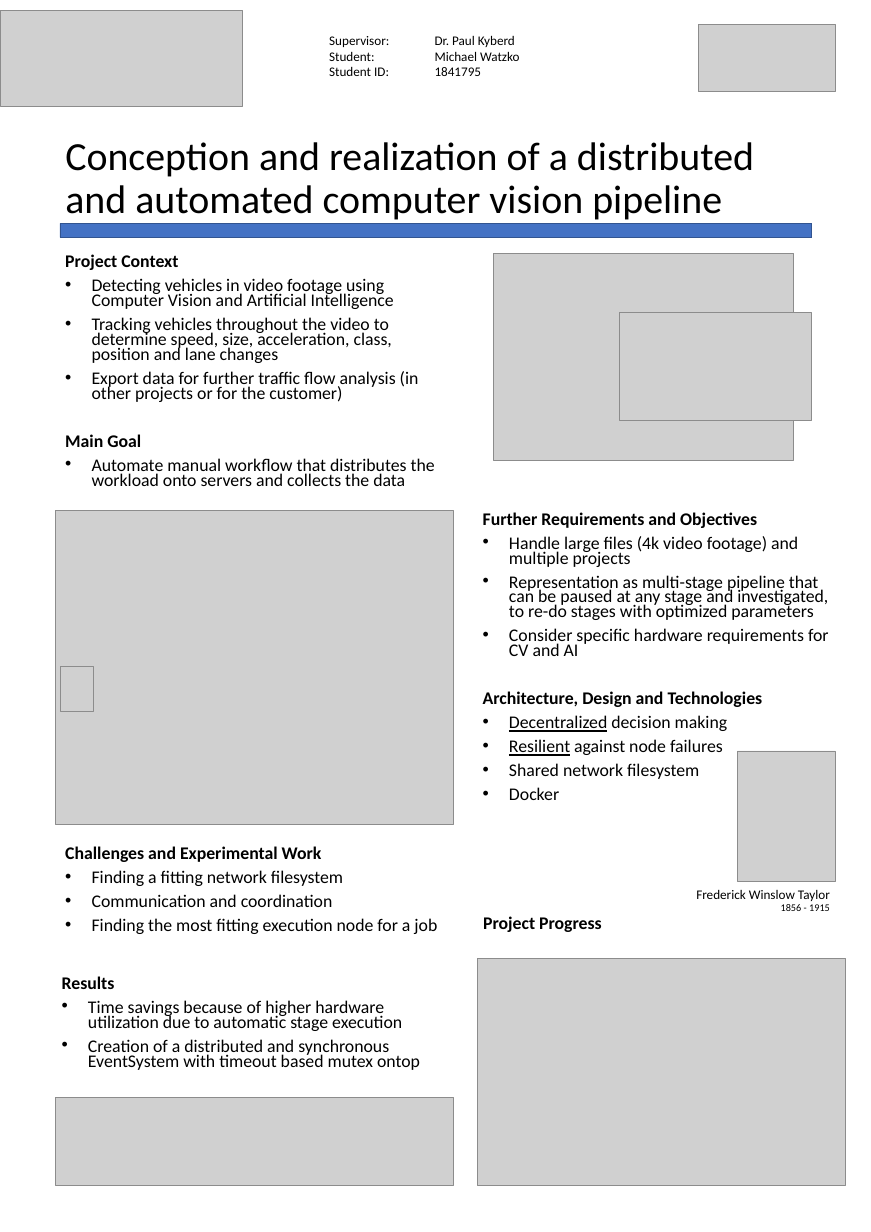
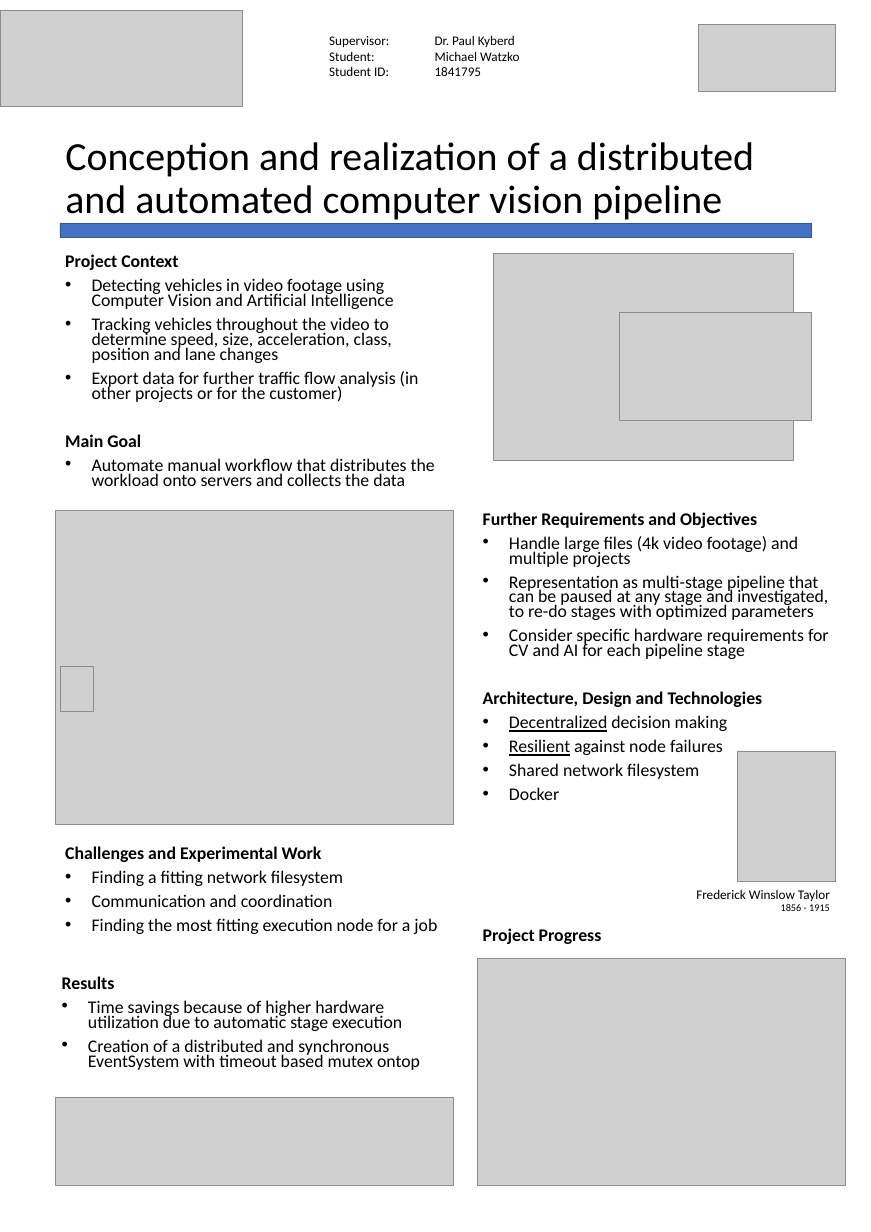
Before and after one commit to kellerkindt/master-thesis, a slide deck: slide 1 of presentation.pptx. Drawn at 871x1232 pixels with LibreOffice and Linux fonts; fonts in the diff are those of the drawing; grey boxes stand for pictures. Boxes give left, top, right and bottom in pixels: in the first picture for what was removed or moved away, otherwise in the second. Text is boxed around its words. In the diff, an @@ line names an element or a change of style, - is before the commit and + after.

```diff
--- a/presentation.pptx
+++ b/presentation.pptx
@@ text at [509,628,829,659]: text changed @@
-• Consider specific hardware requirements for CV and AI
+• Consider specific hardware requirements for CV and AI for each pipeline stage
@@ text "Project Progress": place and size @@
-text "Project Progress" at [483,916,602,932]
+text "Project Progress" at [483,928,602,944]
```
Also in this commit, not shown: 1 other file.
